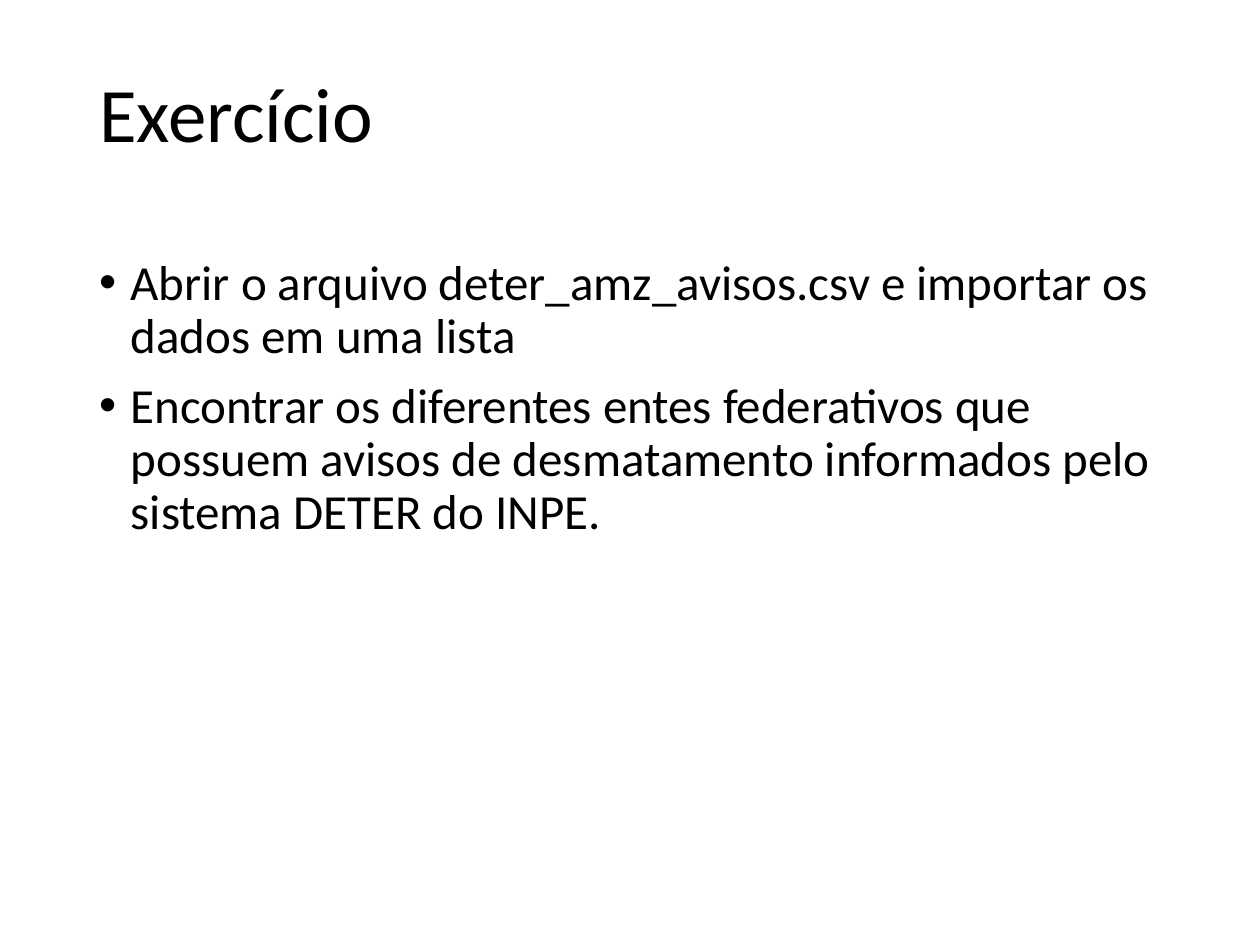
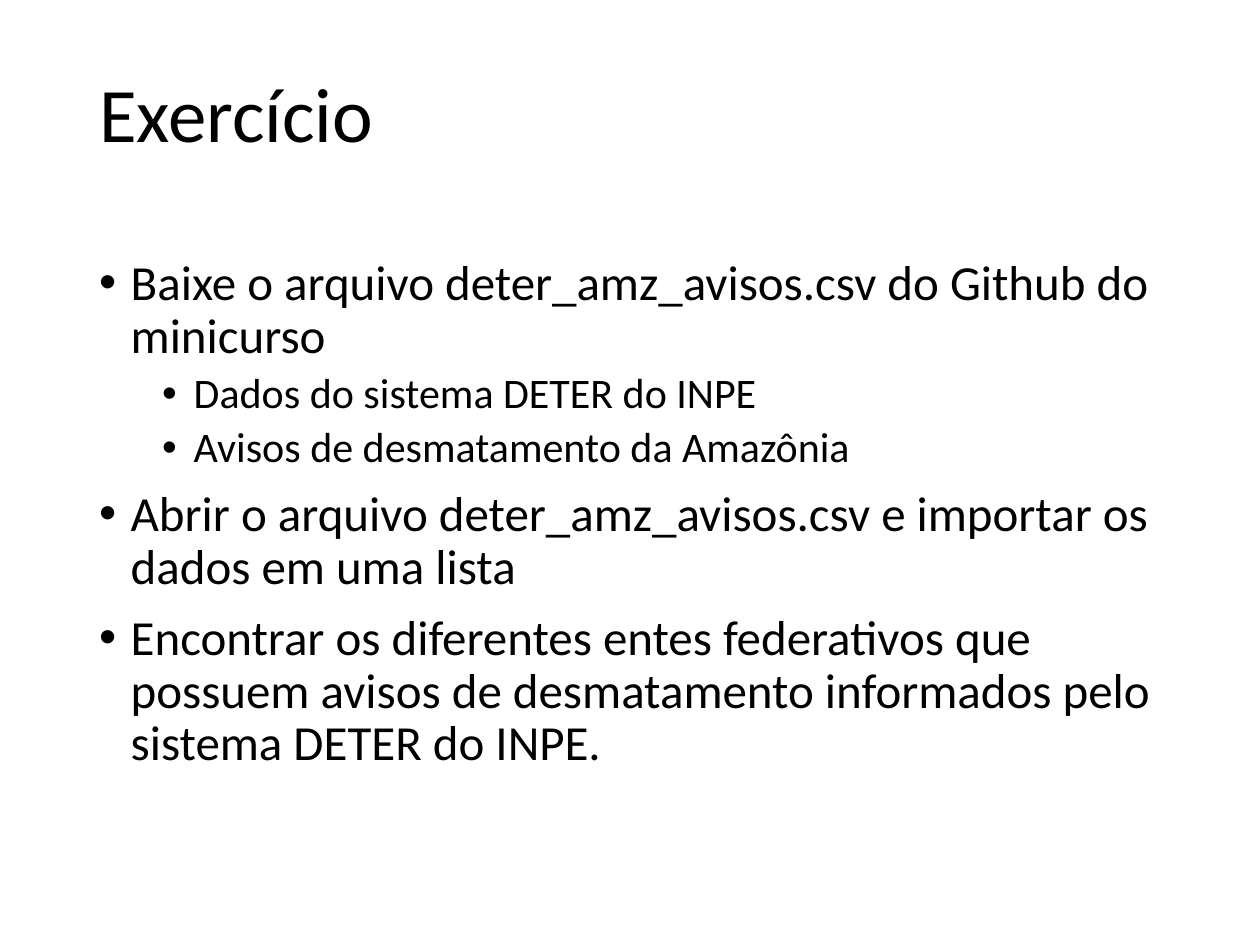
Before and after one commit to fernandoFernandeSantos/minicurso_python_2019, a slide deck: slide 77 of aula.pptx (slide 78 before the commit). Drawn at 1260x945 pixels with LibreOffice and Linux fonts; fonts in the diff are those of the drawing. Boxes give left, top, right and bottom in pixels: in the first picture for what was removed or moved away, otherwise in the second. Text is boxed around its words. In the diff, an @@ line names an element or a change of style, - is before the commit and + after.

```diff
--- a/aula.pptx
+++ b/aula.pptx
@@ text at box(131, 266, 1149, 463): paragraphs added @@
+• Baixe o arquivo deter_amz_avisos.csv do Github do minicurso
+  • Dados do sistema DETER do INPE
+  • Avisos de desmatamento da Amazônia
```
Also in this commit, not shown: 14 other slides changed, 11 slides added, 2 slides removed, 1 other file.
